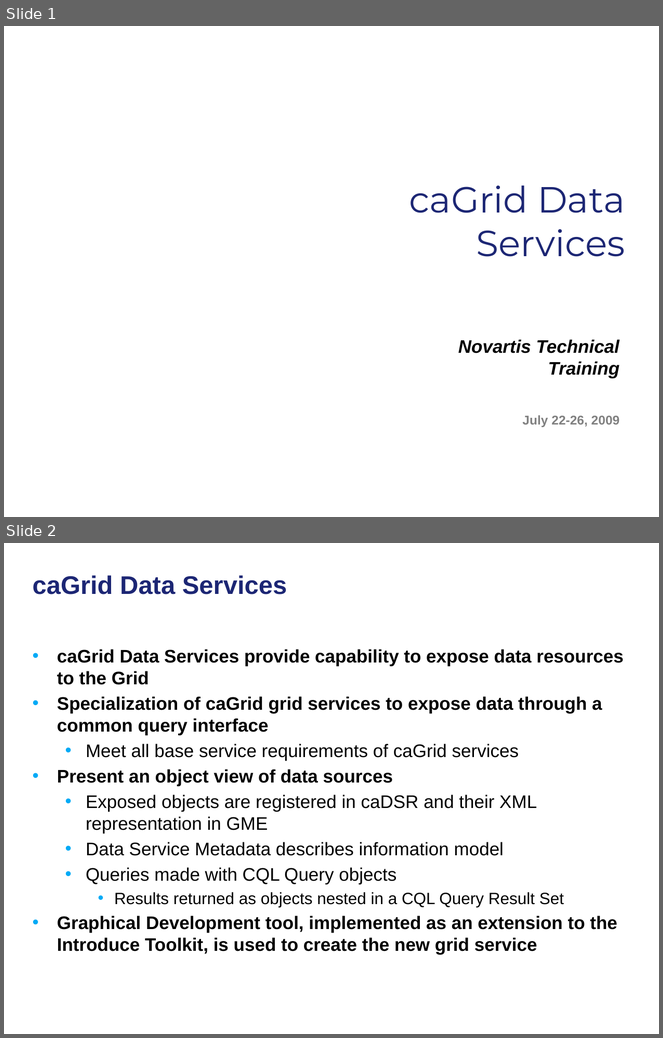
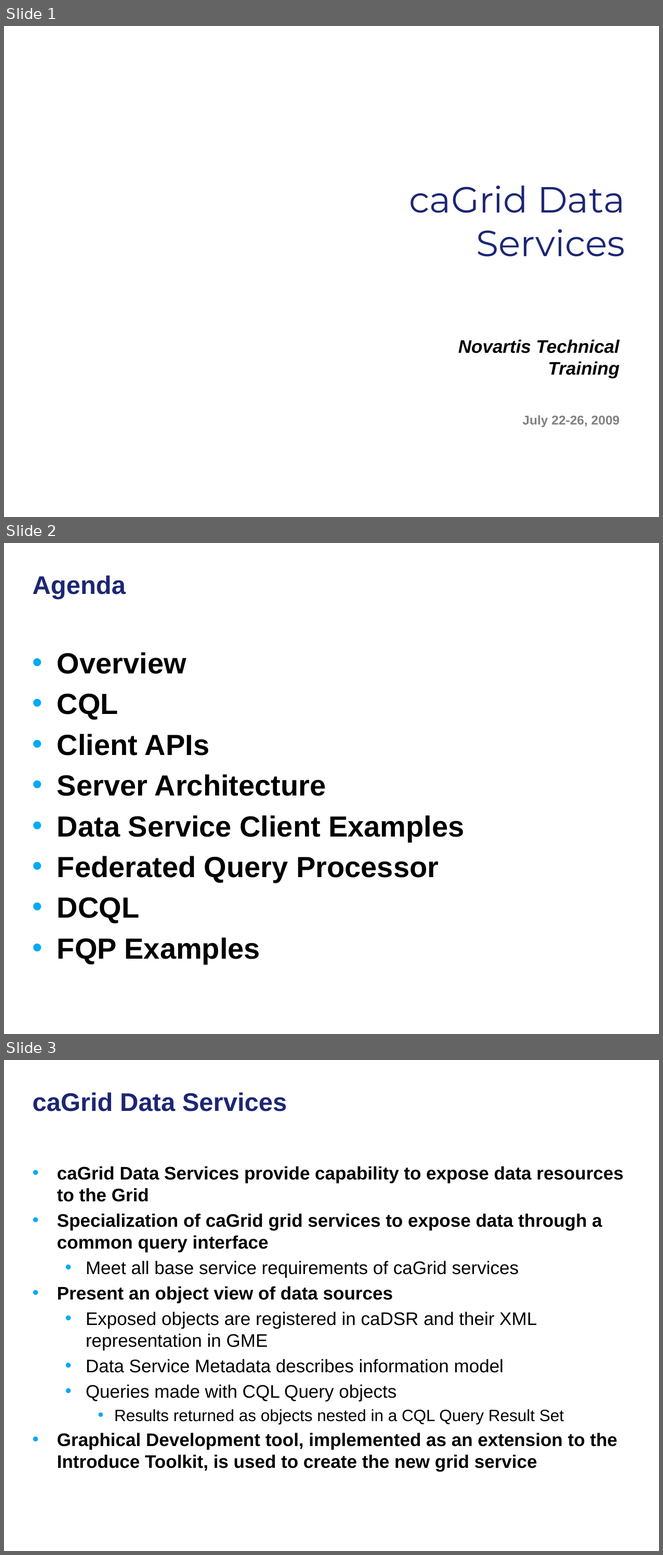
Before and after one commit to NCIP/cagrid-docs, a slide deck: presentations/200906_Novartis/caGrid Data Services.pptx. Shown one above the other, each under a label of ours: slides 1 and 2 before the commit, slides 1, 2 and 3 after it. The pictures are 663x1038 and 663x1555 pixels, drawn with LibreOffice and Linux fonts; fonts in the diff are those of the drawing; background and template pictures are left out. Boxes give left, top, right and bottom in pixels: in the first picture for what was removed or moved away, otherwise in the second. Text is boxed around its words. In the diff, an @@ line names an element or a change of style, - is before the commit and + after.

Commit message:
minor restructuring and added agenda and sections

```diff
--- a/presentations/200906_Novartis/caGrid Data Services.pptx
+++ b/presentations/200906_Novartis/caGrid Data Services.pptx
@@ slide 2 added at (4,543,659,1034), background picture (left out) @@
@@ title added at (33,575,126,599), 28 pt, text #1C2674, bold @@
+Agenda
@@ text added at (57,652,464,965), 32 pt, text #000000, bold @@
+• Overview
+• CQL
+• Client APIs
+• Server Architecture
+• Data Service Client Examples
+• Federated Query Processor
+• DCQL
+• FQP Examples
@@ what was slide 2 is now slide 3 @@
```
Also in this commit, not shown: 5 other slides added.
